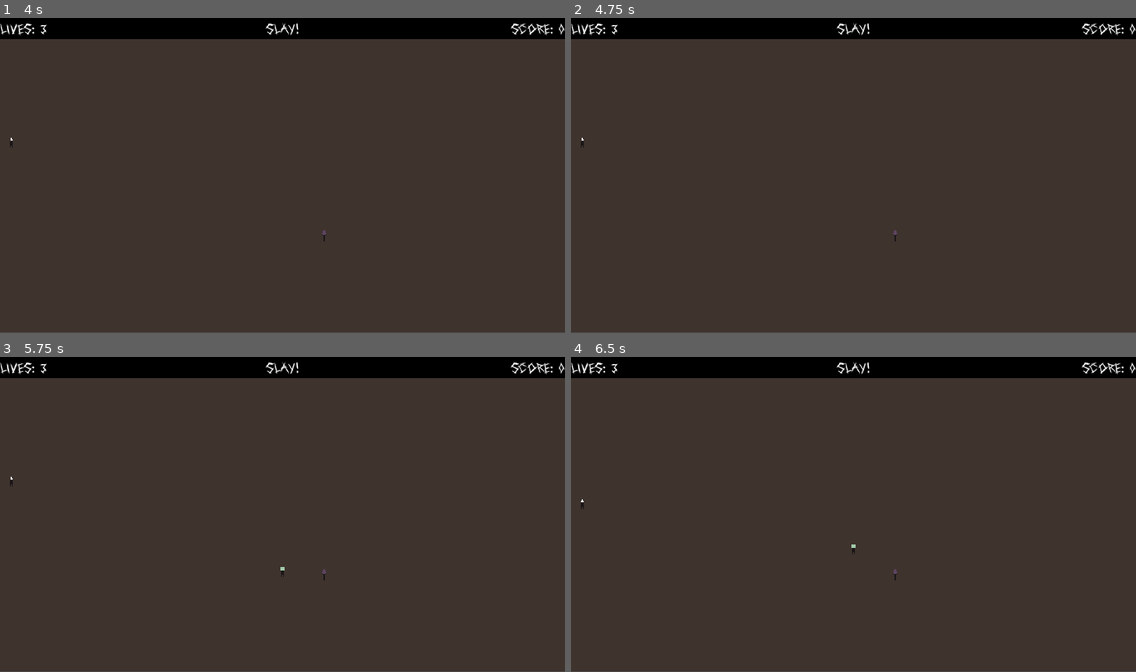
Above: before the commit, frames 1-4 (two rows, left to right).
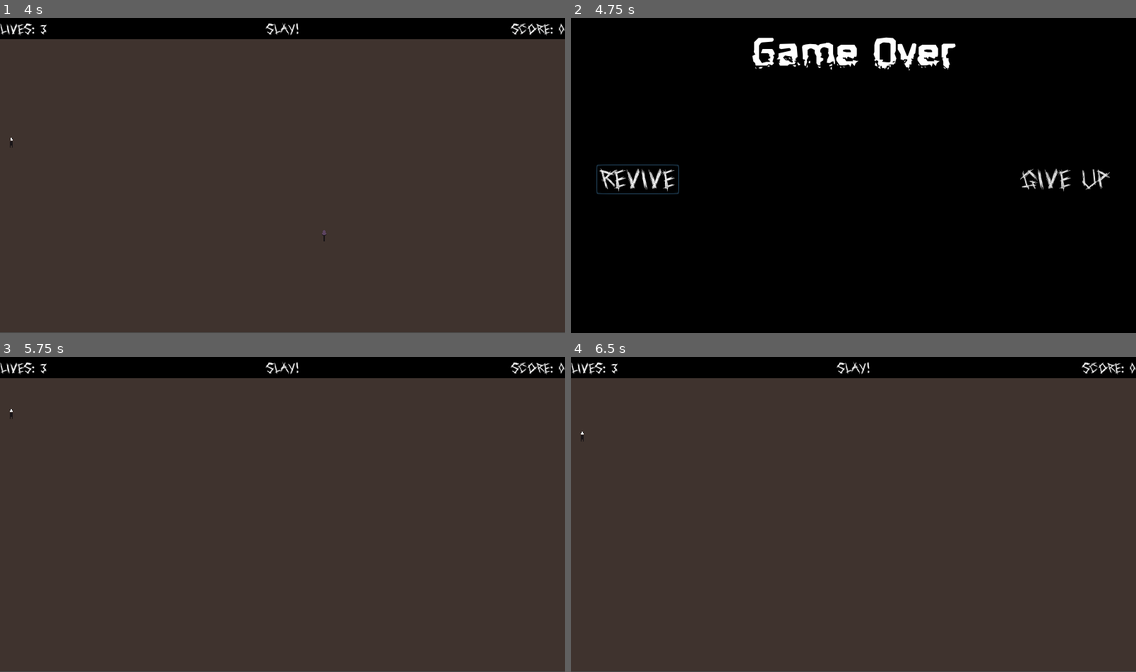
Above: after the commit, the same moments.

Repository: Academia-Team/Academia-Fall-of-the-Citadel
Game: Godot game, scene res://scene/intro.tscn
Two runs of this game, one before a commit and one after it. Both use one fixed random seed, a clock stepped at 60 frames per second and the inputs below. Sound files missing from this copy of the repository are replaced by a short silence.
Inputs (mouse positions are in pixels of both pictures, inside the frame that each line leads up to):
- Up to frame 1 (4 s): tap Enter at 0.5, 2, 3.5 s; move the mouse to (406, 159) at 0.52 s; hold N (move_down_right) 0.53-1.28 s; tap Space (action) at 0.6, 1.25, 1.35, 2.3, 2.75, 2.85, 3.6 s; click (406, 159) at 0.67 s; move the mouse to (169, 191) at 1.27 s; hold Down (move_down) 1.28-2.03 s; move the mouse to (339, 106) at 2.02 s; hold N (move_down_right) 2.03-2.78 s; hold Ctrl (stay) 2.03-2.78 s; move the mouse to (254, 238) at 2.77 s; hold Up (move_up) 2.78-3.53 s; click (254, 238) at 2.92 s; move the mouse to (452, 222) at 3.52 s; hold B (move_down_left) from 3.53 s (still down)
- Up to frame 2 (4.75 s): keep holding B (move_down_left); tap Delete (suicide, bound only after the commit) at 4.15 s; tap Space (action) at 4.25, 4.55 s; move the mouse to (684, 128) at 4.27 s; tap Ctrl (stay) at 4.35 s
- Up to frame 3 (5.75 s): release B (move_down_left) at 5 s; click (67, 517) at 5 s, where only the run after the commit has a clickable "Revive"
- Up to frame 4 (6.5 s): move the mouse to (881, 514) at 5.77 s; hold Down (move_down) from 5.78 s (still down); tap Space (action) at 5.85 s; click (881, 514) at 5.92 s

Frame 1 is identical in both runs. In frame 2, 94% of the frame differs, in the area x 0-100%, y 1-100%; in frame 3, less than 0.1%; in frame 4, less than 0.1%.

Commit message:
Add ability to kill off the player
Currently causes the game to freeze.

Diff:
--- a/project.godot
+++ b/project.godot
@@ -119,6 +119,11 @@
 "events": [ Object(InputEventKey,"resource_local_to_scene":false,"resource_name":"","device":0,"alt":false,"shift":false,"control":false,"meta":false,"command":false,"pressed":false,"scancode":78,"physical_scancode":0,"unicode":0,"echo":false,"script":null)
  ]
 }
+suicide={
+"deadzone": 0.5,
+"events": [ Object(InputEventKey,"resource_local_to_scene":false,"resource_name":"","device":0,"alt":false,"shift":false,"control":false,"meta":false,"command":false,"pressed":false,"scancode":16777224,"physical_scancode":0,"unicode":0,"echo":false,"script":null)
+ ]
+}
 
 [physics]
 
--- a/scene/player.gd
+++ b/scene/player.gd
@@ -29,6 +29,11 @@
 	future_dir = dir
 	$move_timer.set_paused(false)
 
+func kill():
+	while lives > 0:
+		hurt()
+		$immunity_timer.stop()
+
 func pos_in_bounds(pos):
 	return pos.x >= bounds.left && pos.x <= bounds.right && \
 		pos.y >= bounds.top && pos.y <= bounds.bottom
@@ -37,6 +42,9 @@
 	handle_movement()
 	if Input.is_action_just_pressed("action"):
 		use_item()
+	if OS.is_debug_build():
+		if Input.is_action_just_pressed("suicide"):
+			kill()
 
 func handle_movement():
 	var desired_dir = null
